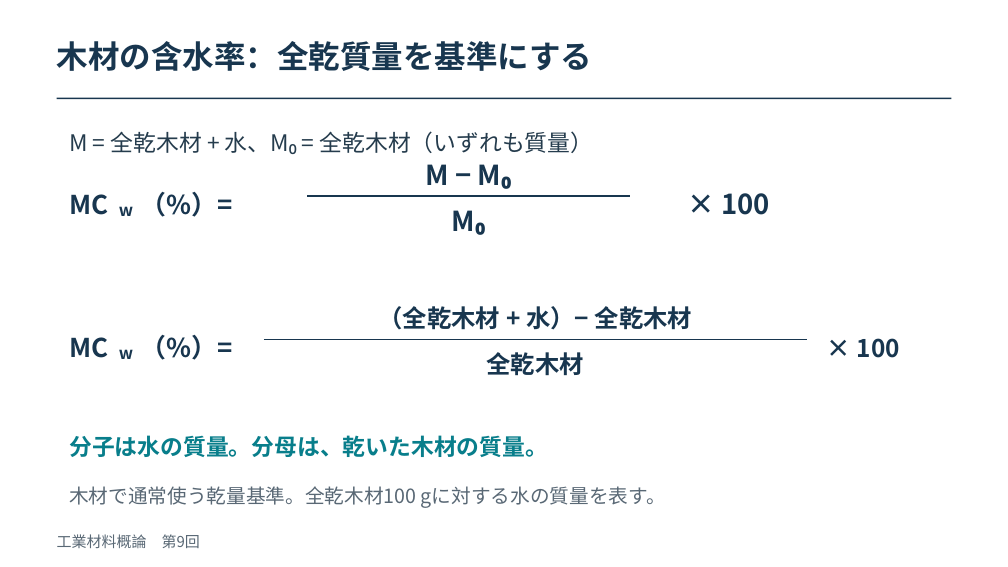
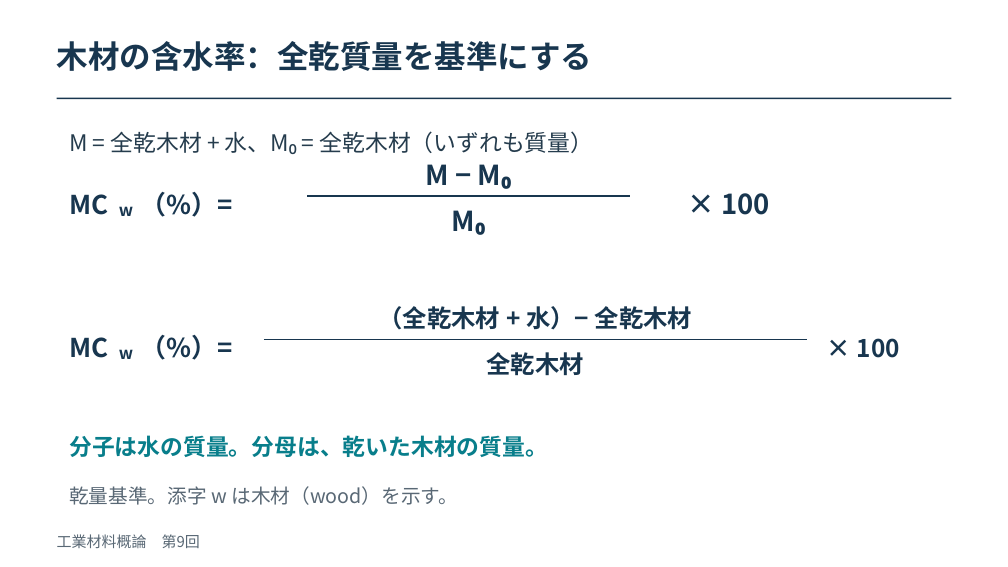
Before and after one commit to zooc-14calbp/industrial-materials-course, a slide deck: slide 12 of 学生用/第09回/09_授業スライド.pptx. Drawn at 1008x567 pixels with LibreOffice and Linux fonts; fonts in the diff are those of the drawing. Boxes give left, top, right and bottom in pixels: in the first picture for what was removed or moved away, otherwise in the second. Text is boxed around its words. In the diff, an @@ line names an element or a change of style, - is before the commit and + after.

Commit message:
Revise lesson 9 wood structure and moisture

```diff
--- a/学生用/第09回/09_授業スライド.pptx
+++ b/学生用/第09回/09_授業スライド.pptx
@@ text at <box>69,486,458,505</box>: text changed @@
-木材で通常使う乾量基準。全乾木材100 gに対する水の質量を表す。
+乾量基準。添字 w は木材（wood）を示す。
```
Also in this commit, not shown: 4 other slides changed, 10 other files.
